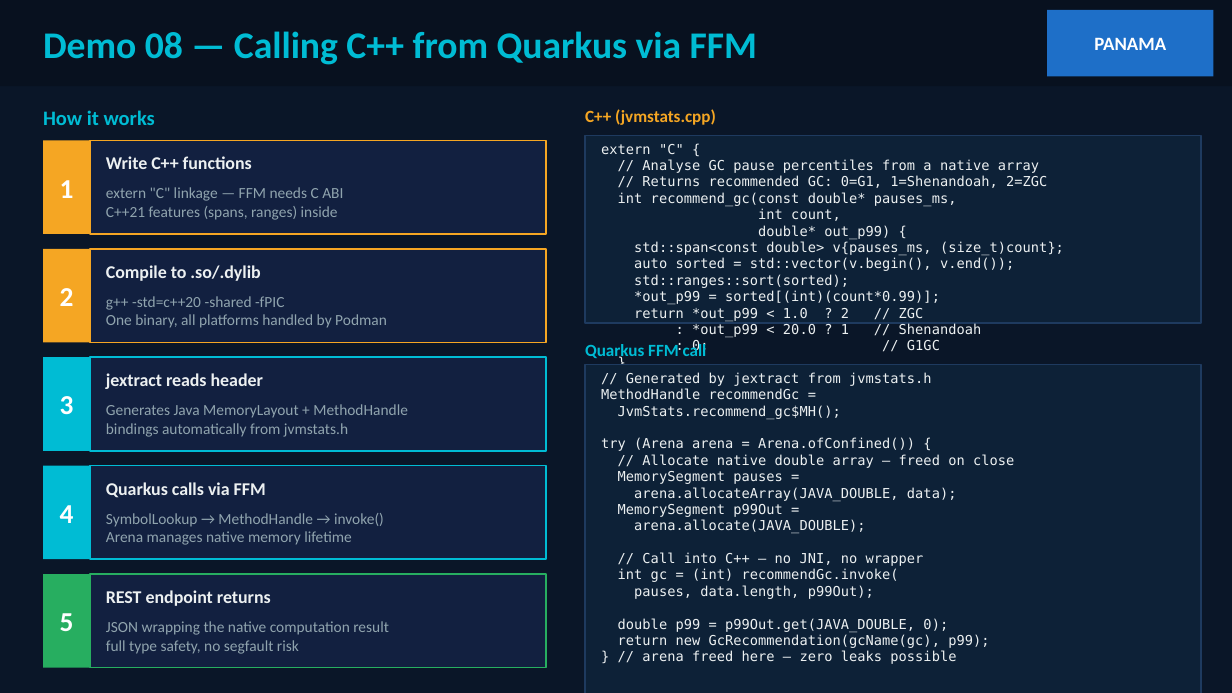
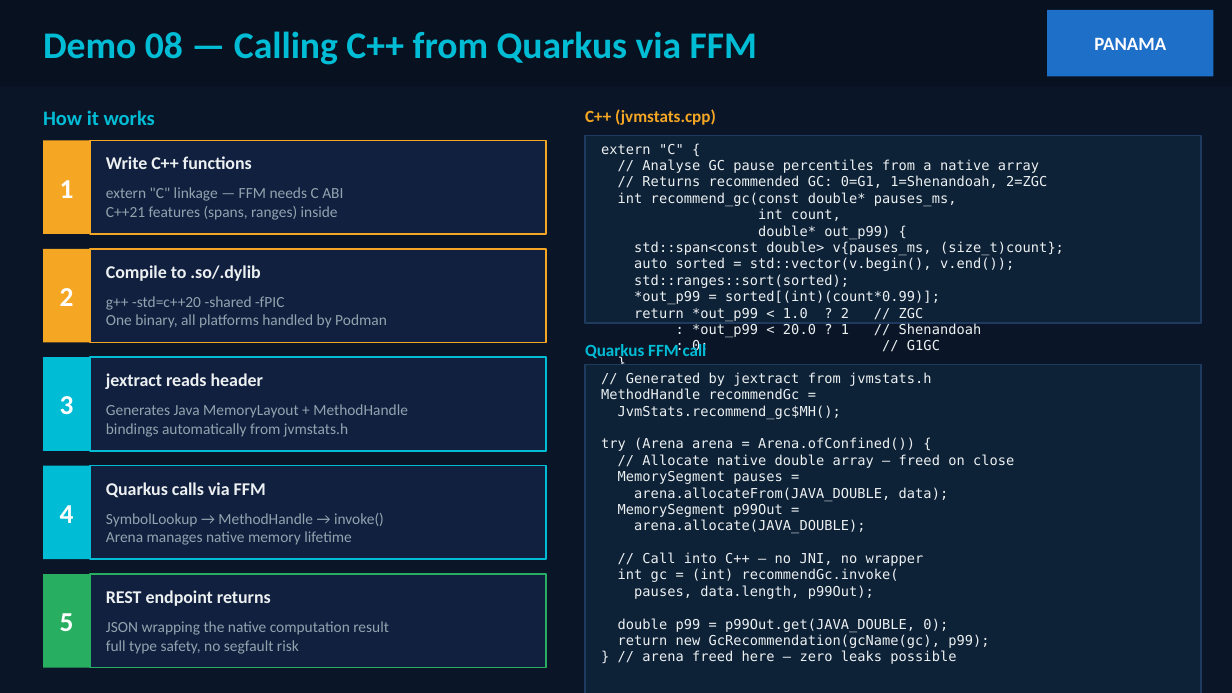
Before and after one commit to patterncatalyst/quarkus-optimization, a slide deck: slide 49 of presentation/optimizing-quarkus-on-kubernetes.pptx. Drawn at 1232x693 pixels with LibreOffice and Linux fonts; fonts in the diff are those of the drawing. Boxes give left, top, right and bottom in pixels: in the first picture for what was removed or moved away, otherwise in the second. Text is boxed around its words. In the diff, an @@ line names an element or a change of style, - is before the commit and + after.

```diff
--- a/presentation/optimizing-quarkus-on-kubernetes.pptx
+++ b/presentation/optimizing-quarkus-on-kubernetes.pptx
@@ text at [634,487,949,501]: text changed @@
-arena.allocateArray(JAVA_DOUBLE, data);
+arena.allocateFrom(JAVA_DOUBLE, data);
```
Also in this commit, not shown: 10 other slides changed, 1 other file.
